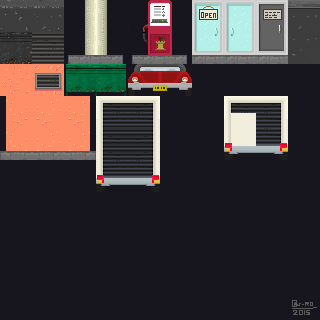
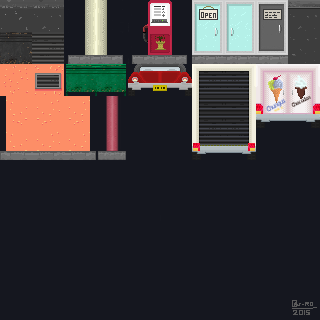
Layer changes from the first 320 × 320 image to the second:
painted on "Layer" over [231, 113, 252, 128]
painted on "V2" over [96, 64, 320, 192]
painted on "Background" over [96, 64, 320, 192]
